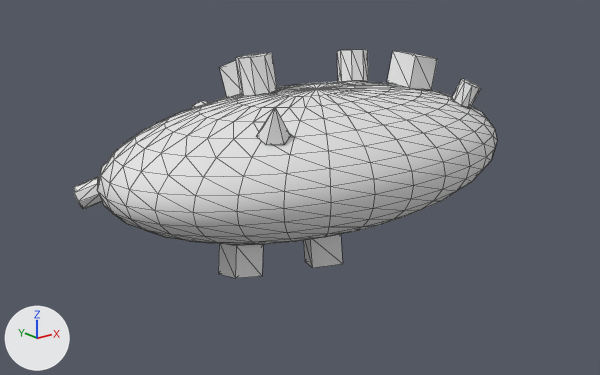
Two versions of the glTF model public/Objects/object08_medium.glb, one commit apart.
Camera for both pictures: a 50 mm camera at (-3.84, -4.61, 1.62) aimed at (-0.13, 0.03, -0.24). Every picture has the same lights, and +X, +Y and +Z are marked at lower left. The first picture is the older version. Mesh edges are drawn as thin lines. Vertices at exactly the same position are counted once.

In view in the first picture: 'object08_medium'.
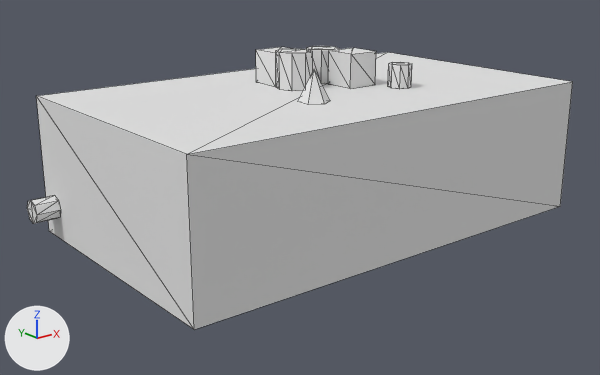
Where the change shows, as pixel boxes (x1, y1, x2, y2) in the pictures (600 x 375 px):
'object08_medium', reshaped (29% wider, 23% taller)
    before: (74, 49, 497, 278)
    after: (27, 46, 573, 329)
part 1 of me_sphere_022, added
    after: (36, 52, 573, 329)
part 2 of me_sphere_022, added
    after: (307, 46, 339, 84)
part 3 of me_sphere_022, added
    after: (256, 47, 291, 87)
part 4 of me_sphere_022, added
    after: (298, 70, 330, 105)
part 5 of me_sphere_022, added
    after: (388, 62, 412, 89)
part 6 of me_sphere_022, added
    after: (328, 48, 376, 89)
part 7 of me_sphere_022, added
    after: (27, 195, 61, 224)
part 8 of me_sphere_022, added
    after: (276, 48, 313, 91)
part 9 of me_sphere_022, deleted
    before: (97, 81, 497, 245)
part 10 of me_sphere_022, deleted
    before: (451, 79, 481, 109)
part 11 of me_sphere_022, deleted
    before: (337, 49, 368, 82)
part 12 of me_sphere_022, deleted
    before: (74, 177, 102, 209)
part 13 of me_sphere_022, deleted
    before: (236, 53, 277, 96)
part 14 of me_sphere_022, deleted (mostly hidden)
    before: (192, 101, 208, 108)
part 15 of me_sphere_022, deleted
    before: (387, 51, 437, 90)
part 16 of me_sphere_022, deleted
    before: (218, 244, 263, 278)
part 17 of me_sphere_022, deleted
    before: (219, 60, 241, 97)
part 18 of me_sphere_022, deleted
    before: (303, 234, 343, 268)
part 19 of me_sphere_022, deleted
    before: (256, 107, 291, 145)

The change, as a diff of the scene's bpy script:
```diff
--- a/public/Objects/object08_medium.glb.py
+++ b/public/Objects/object08_medium.glb.py
@@ me_sphere_022 @@
 # used by ob_object08_medium; location = (0.0, 0.0, 0.0)
-me_sphere_022.from_pydata(...)  # 601 vertices, 1158 faces; spans x -1.7..1.7, y -1.0..1.19, z -0.71..0.76
+me_sphere_022.from_pydata(...)  # 127 vertices, 210 faces; spans x -1.87..1.7, y -1.0..1.2, z -0.73..0.77
+# me_sphere_022 part 1: a new loose piece, a box spanning x -1.7..1.7, y -1.0..1.0, z -0.5..0.5, in mat_mat_object08_medium (white #e5e5e5)
+# me_sphere_022 part 2: a new loose piece, an 8-sided cylinder along z spanning x 0.11..0.36, y 0.09..0.34, z 0.5..0.75, in mat_mat_object08_medium (white #e5e5e5)
+# me_sphere_022 part 3: a new loose piece, a box spanning x -0.19..0.05, y 0.23..0.48, z 0.5..0.75, in mat_mat_object08_medium (white #e5e5e5)
+# me_sphere_022 part 4: a new loose piece, a 6-sided cone pointing to +z spanning x -0.41..-0.22, y -0.46..-0.24, z 0.5..0.72, in mat_mat_object08_medium (white #e5e5e5)
+# me_sphere_022 part 5: a new loose piece, an 8-sided cylinder along z spanning x 0.43..0.6, y -0.42..-0.25, z 0.5..0.67, in mat_mat_object08_medium (white #e5e5e5)
+# me_sphere_022 part 6: a new loose piece, a box spanning x 0.19..0.43, y -0.16..0.08, z 0.5..0.75, in mat_mat_object08_medium (white #e5e5e5)
+# me_sphere_022 part 7: a new loose piece, an 8-sided cylinder along x spanning x -1.87..-1.7, y 0.74..0.92, z -0.36..-0.18, in mat_mat_object08_medium (white #e5e5e5)
+# me_sphere_022 part 8: a new loose piece, an 8-sided cylinder along z spanning x -0.24..0.03, y -0.01..0.26, z 0.5..0.77, in mat_mat_object08_medium (white #e5e5e5)
+# me_sphere_022 part 9: the loose piece of 482 vertices spanning x -1.7..1.7, y -1.0..1.0, z -0.5..0.5 is deleted
+# me_sphere_022 part 10: the loose piece of 16 vertices spanning x 1.02..1.24, y -0.56..-0.34, z 0.28..0.51 is deleted
+# me_sphere_022 part 11: the loose piece of 16 vertices spanning x 0.56..0.84, y 0.24..0.53, z 0.39..0.69 is deleted
+# me_sphere_022 part 12: the loose piece of 16 vertices spanning x -1.69..-1.45, y 0.37..0.61, z -0.22..0.01 is deleted
+# me_sphere_022 part 13: the loose piece of 16 vertices spanning x -0.5..-0.21, y 0.1..0.4, z 0.46..0.76 is deleted
+# me_sphere_022 part 14: the loose piece of 16 vertices spanning x -0.4..-0.18, y 0.92..1.19, z 0.01..0.27 is deleted
+# me_sphere_022 part 15: the loose piece of 8 vertices spanning x 0.77..1.06, y -0.2..0.06, z 0.4..0.7 is deleted
+# me_sphere_022 part 16: the loose piece of 8 vertices spanning x -1.04..-0.79, y -0.45..-0.19, z -0.64..-0.36 is deleted
+# me_sphere_022 part 17: the loose piece of 8 vertices spanning x -0.33..-0.07, y 0.46..0.77, z 0.36..0.68 is deleted
+# me_sphere_022 part 18: the loose piece of 8 vertices spanning x -0.37..-0.06, y -0.51..-0.17, z -0.71..-0.45 is deleted
+# me_sphere_022 part 19: the loose piece of 7 vertices spanning x -0.87..-0.68, y -0.62..-0.41, z 0.33..0.57 is deleted
+# other edits to the shape of me_sphere_022 do not show in these pictures
 me_sphere_022.materials.append(mat_mat_object08_medium)
```
